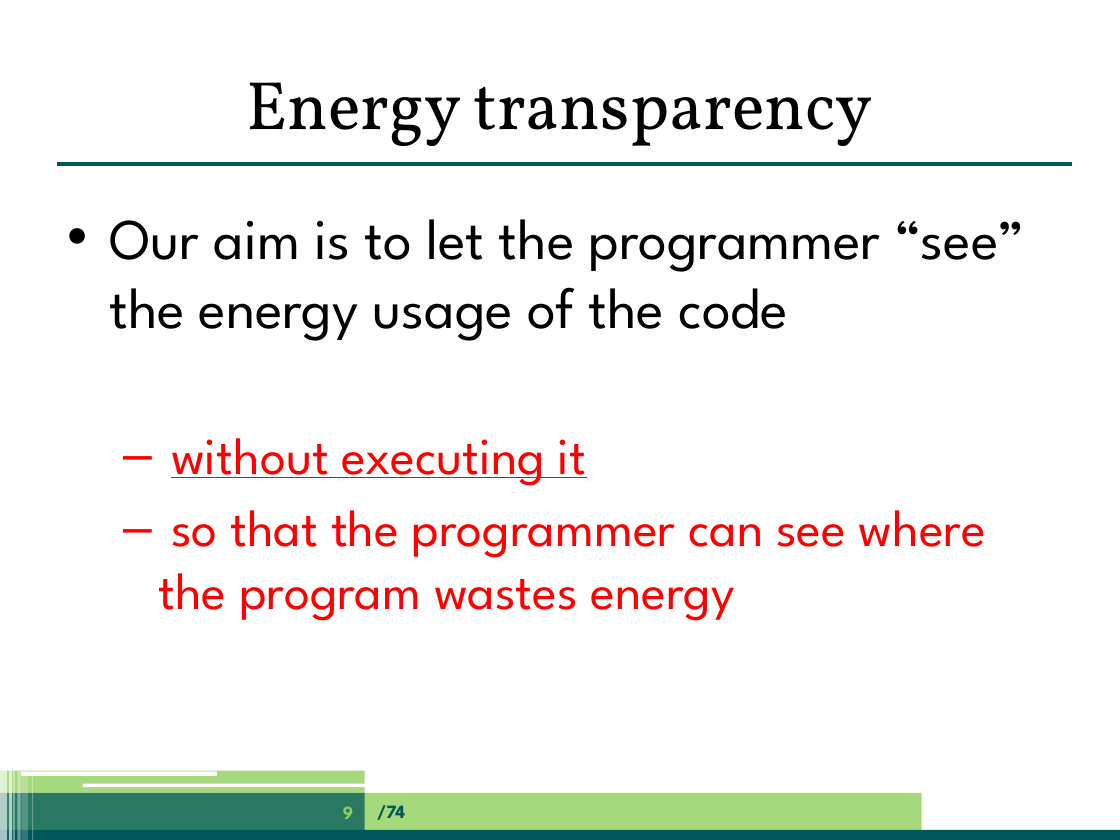
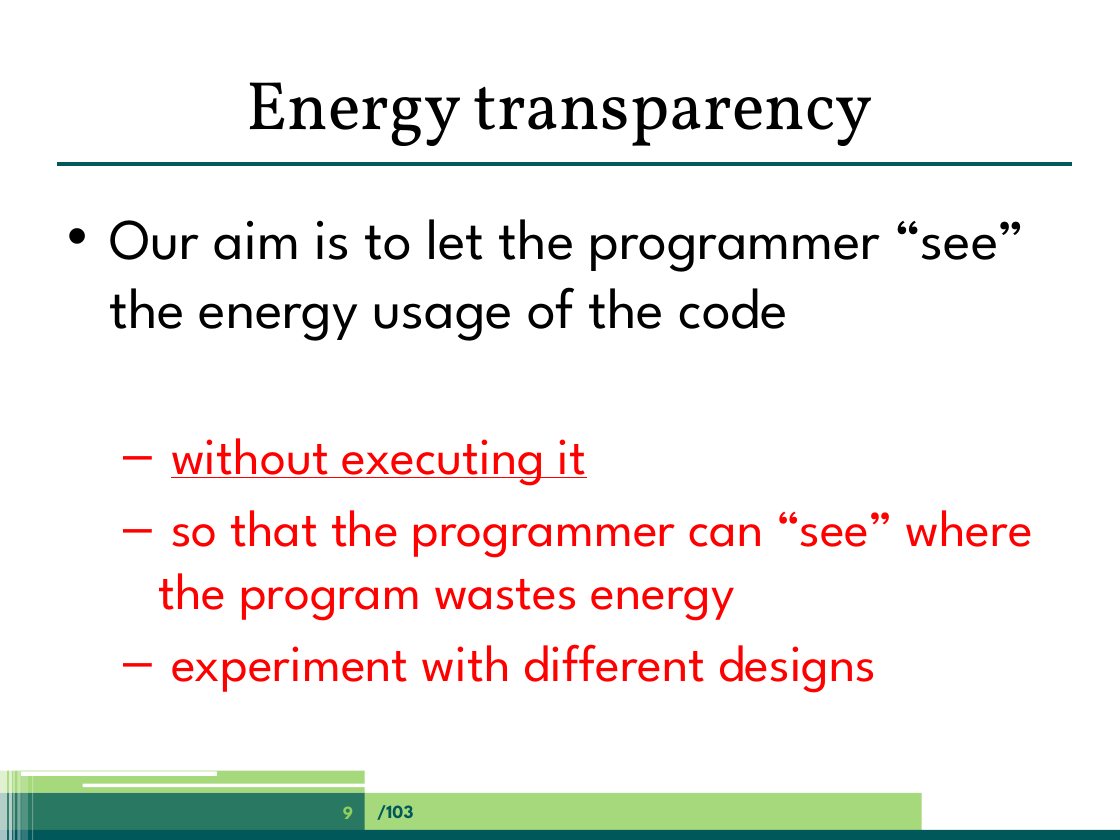
Before and after one commit to jpgallagher/ict-e-summerschool-aalborg, a slide deck: slide 9 of summerschool-aalborg-jpg.pptx. Drawn at 1120x840 pixels with LibreOffice and Linux fonts; fonts in the diff are those of the drawing. Boxes give left, top, right and bottom in pixels: in the first picture for what was removed or moved away, otherwise in the second. Text is boxed around its words. In the diff, an @@ line names an element or a change of style, - is before the commit and + after.

```diff
--- a/summerschool-aalborg-jpg.pptx
+++ b/summerschool-aalborg-jpg.pptx
@@ text at (158, 510, 1033, 693): text changed @@
-  – so that the programmer can see where the program wastes energy
+  – so that the programmer can “see” where the program wastes energy
+  – experiment with different designs
@@ text at (377, 805, 413, 820): text changed @@
-/74
+/103
```
Also in this commit, not shown: 62 other slides changed, 39 slides added, 14 slides removed.
